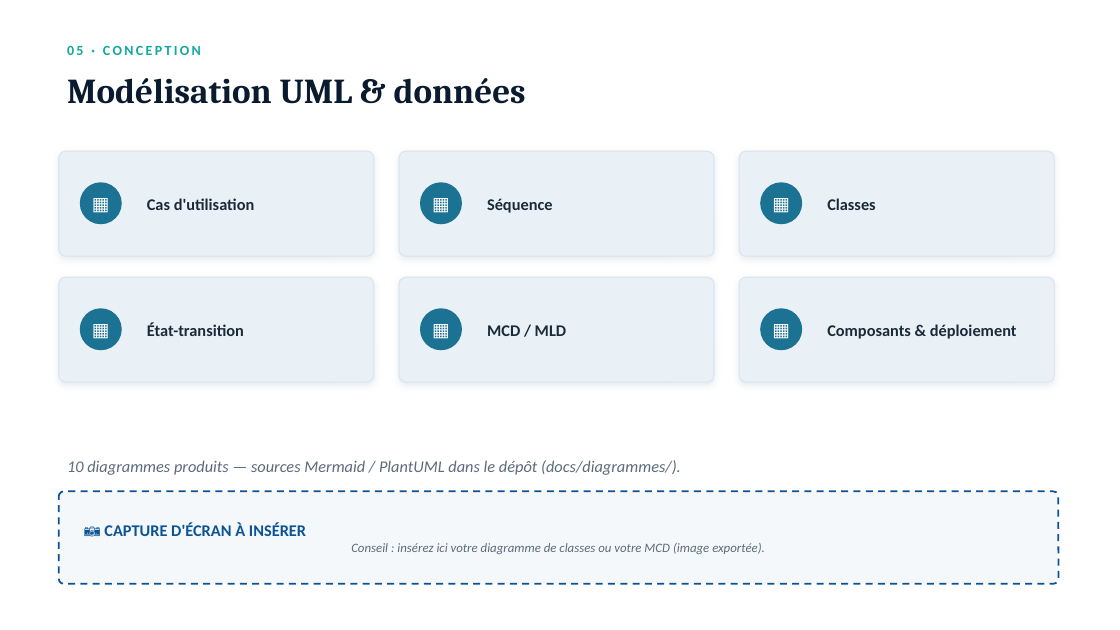
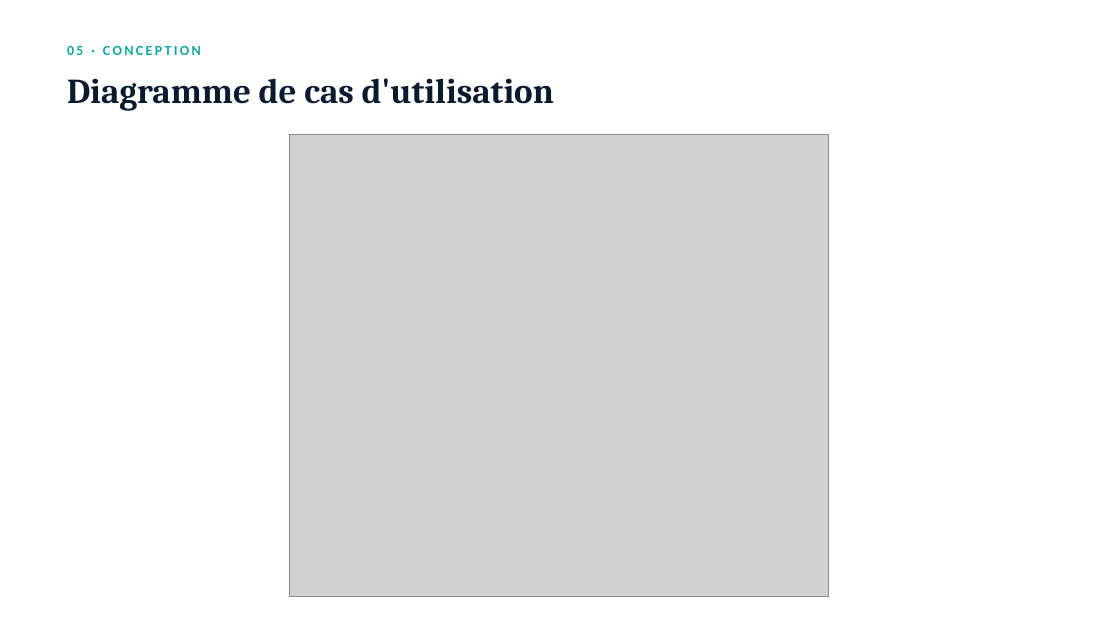
Before and after one commit to glo007/congesflow, a slide deck: slide 8 of livrables/Presentation_Soutenance_CongesFlow.pptx (slide 7 before the commit). Drawn at 1120x630 pixels with LibreOffice and Linux fonts; fonts in the diff are those of the drawing; grey boxes stand for pictures. Boxes give left, top, right and bottom in pixels: in the first picture for what was removed or moved away, otherwise in the second. Text is boxed around its words. In the diff, an @@ line names an element or a change of style, - is before the commit and + after.

Commit message:
Enrichit les livrables : diagrammes rendus en PNG et dossiers détaillés
- Rendu des 10 diagrammes UML/Merise en PNG (docs/diagrammes/render.py
  via mermaid.ink et plantuml.com) dans docs/diagrammes/images/.
- Mémoire (Dossier Projet) fortement étoffé (~1060 paragraphes) :
  cas d'utilisation détaillés, dictionnaire de données, normalisation,
  endpoints API, mapping OWASP Top 10, gestion de projet agile,
  plan de tests, veille, glossaire, extraits de code et diagrammes intégrés.
- Dossier Professionnel enrichi (code + diagrammes par activité-type).
- PowerPoint : ajout de slides de diagrammes (19 slides).
- Nouveau document de présentation du projet pour l'encadrant.

```diff
--- a/livrables/Presentation_Soutenance_CongesFlow.pptx
+++ b/livrables/Presentation_Soutenance_CongesFlow.pptx
@@ text at (67,78,554,111): text changed @@
-Modélisation UML & données
+Diagramme de cas d'utilisation
@@ picture added at (289,134,828,597) @@
@@ rounded rectangle removed at (59,151,374,256) @@
@@ rounded rectangle removed at (399,151,714,256) @@
@@ rounded rectangle removed at (739,151,1054,256) @@
@@ ellipse removed at (80,182,122,224) @@
@@ text removed at (80,182,122,224) @@
-▦
@@ text removed at (147,198,255,210) @@
-Cas d'utilisation
@@ ellipse removed at (420,182,462,224) @@
@@ text removed at (420,182,462,224) @@
-▦
@@ text removed at (487,198,553,213) @@
-Séquence
@@ ellipse removed at (760,182,802,224) @@
@@ text removed at (760,182,802,224) @@
-▦
@@ text removed at (827,198,875,210) @@
-Classes
@@ rounded rectangle removed at (59,277,374,382) @@
@@ rounded rectangle removed at (399,277,714,382) @@
@@ rounded rectangle removed at (739,277,1054,382) @@
@@ ellipse removed at (80,308,122,350) @@
@@ text removed at (80,308,122,350) @@
-▦
@@ text removed at (147,323,244,336) @@
-État-transition
@@ ellipse removed at (420,308,462,350) @@
@@ text removed at (420,308,462,350) @@
-▦
@@ text removed at (487,325,566,336) @@
-MCD / MLD
@@ ellipse removed at (760,308,802,350) @@
@@ text removed at (760,308,802,350) @@
-▦
@@ text removed at (827,324,1017,339) @@
-Composants & déploiement
@@ text removed at (67,460,681,475) @@
-10 diagrammes produits — sources Mermaid / PlantUML dans le dépôt (docs/diagrammes/).
@@ rounded rectangle removed at (59,492,1059,584) @@
@@ text removed at (104,523,765,554) @@
-📷 CAPTURE D'ÉCRAN À INSÉRER
-Conseil : insérez ici votre diagramme de classes ou votre MCD (image exportée).
```
Also in this commit, not shown: 5 slides added, 20 other files.
